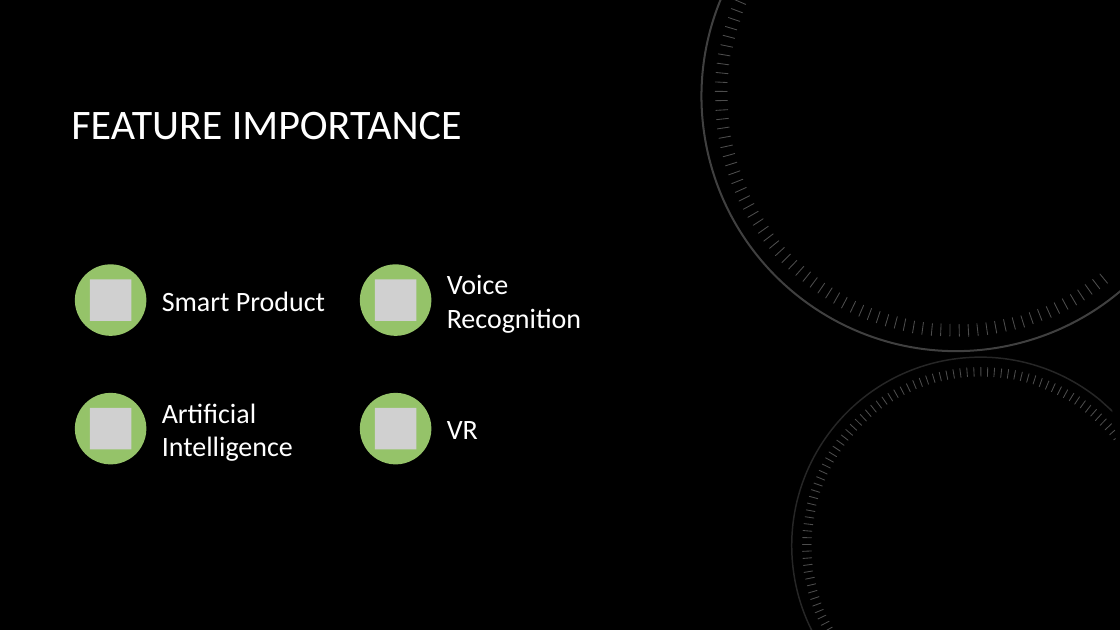
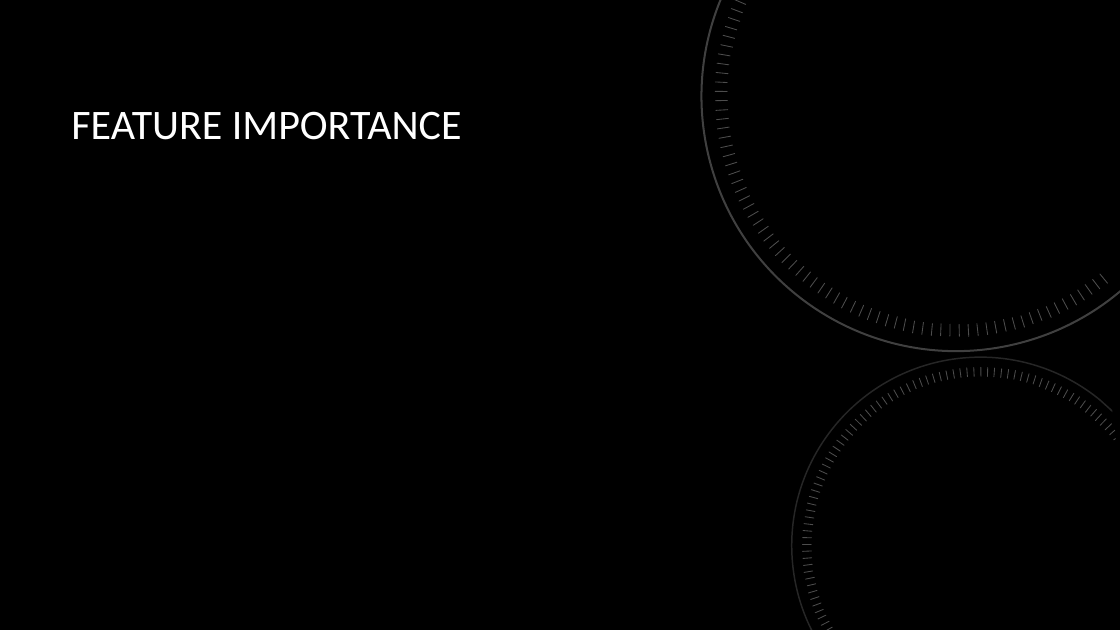
Before and after one commit to NourKamaly/TelecomCustomerChurnPrediction, a slide deck: slide 2 of 6. Documentation/Telecom Customer Churn Prediction.pptx. Drawn at 1120x630 pixels with LibreOffice and Linux fonts; fonts in the diff are those of the drawing; grey boxes stand for pictures; background and template pictures are left out. Boxes give left, top, right and bottom in pixels: in the first picture for what was removed or moved away, otherwise in the second. Text is boxed around its words. In the diff, an @@ line names an element or a change of style, - is before the commit and + after.

```diff
--- a/6. Documentation/Telecom Customer Churn Prediction.pptx
+++ b/6. Documentation/Telecom Customer Churn Prediction.pptx
@@ group removed at box(75, 265, 581, 465): 4 ellipses, 4 pictures, 4 texts @@
-Smart Product
-Voice Recognition
-Artificial Intelligence
-VR
```
Also in this commit, not shown: 2 other slides changed, 1 slide removed, 1 other file.
